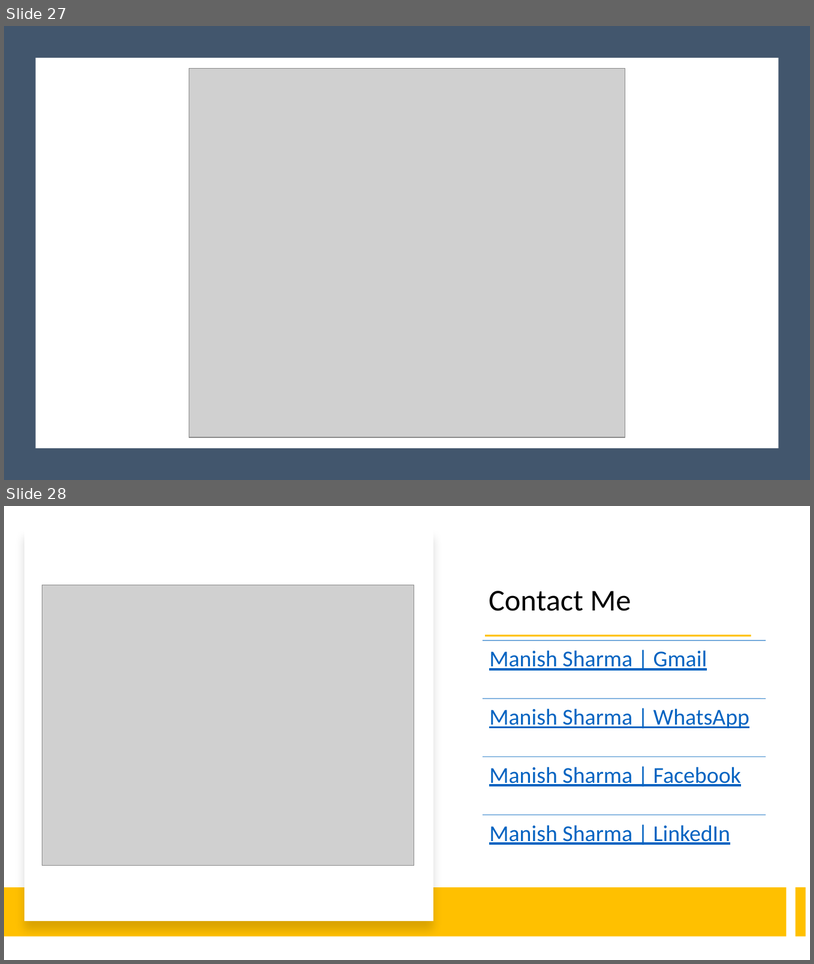
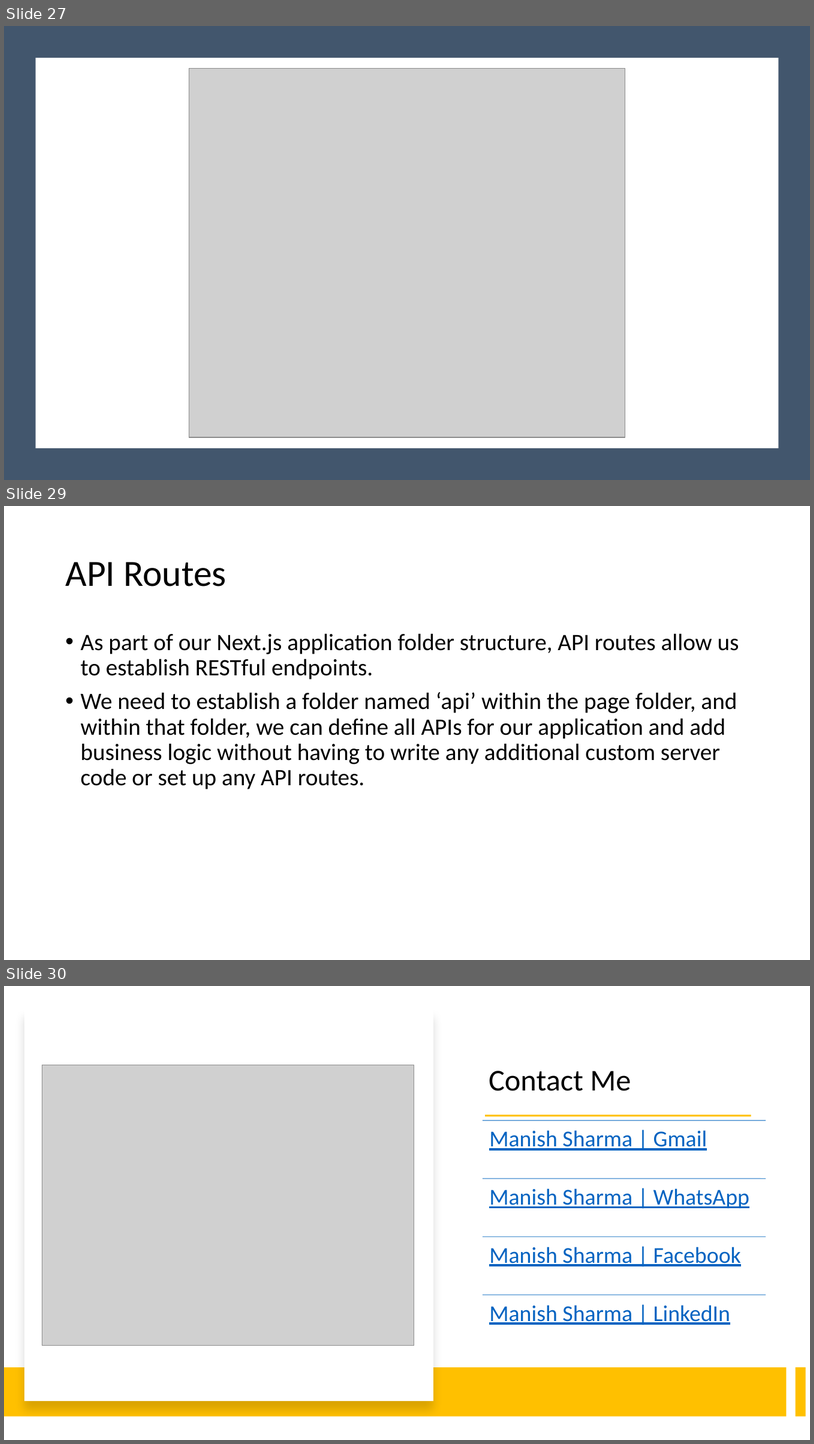
Before and after one commit to manishvbn/NextJS_Jun22, a slide deck: Notes/NextJS.pptx. Shown one above the other, each under a label of ours: slides 27 and 28 before the commit, slides 27, 29 and 30 after it; the slides between them are not shown. The pictures are 814x964 and 814x1444 pixels, drawn with LibreOffice and Linux fonts; fonts in the diff are those of the drawing; grey boxes stand for pictures. Boxes give left, top, right and bottom in pixels: in the first picture for what was removed or moved away, otherwise in the second. Text is boxed around its words. In the diff, an @@ line names an element or a change of style, - is before the commit and + after.

```diff
--- a/Notes/NextJS.pptx
+++ b/Notes/NextJS.pptx
@@ slide 29 added at bbox=[4, 506, 810, 960], background #FFFFFF @@
@@ title added at bbox=[65, 562, 227, 586], 44 pt, text #000000 @@
+API Routes
@@ text added at bbox=[81, 633, 740, 789], 28 pt, text #000000 @@
+• As part of our Next.js application folder structure, API routes allow us to establish RESTful endpoints.
+• We need to establish a folder named ‘api’ within the page folder, and within that folder, we can define all APIs for our application and add business logic without having to write any additional custom server code or set up any API routes.
@@ what was slide 28 is now slide 30 @@
```
Also in this commit, not shown: 1 other slide added.
